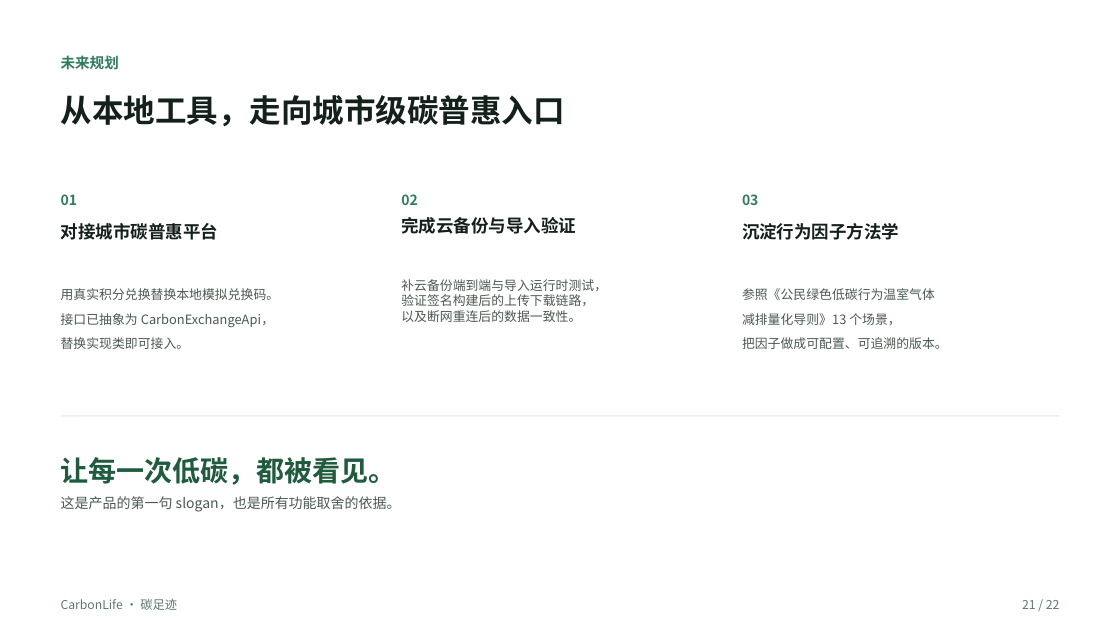
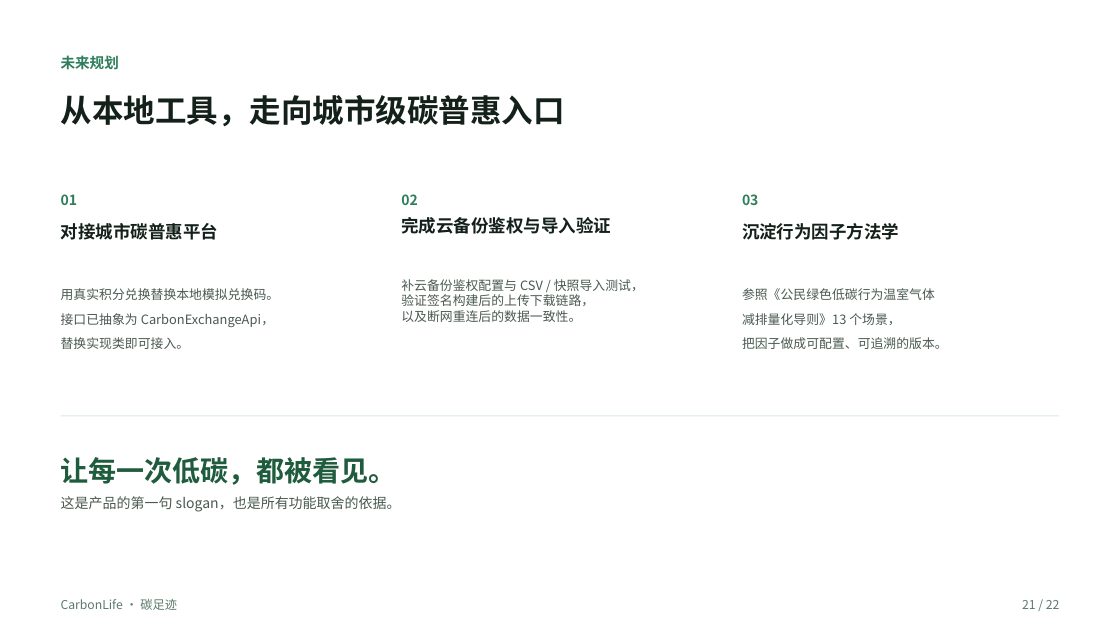
Before and after one commit to zyx-dc/CarbonLife, a slide deck: slide 21 of docs/tasks/ppt/CarbonLife-答辩PPT.pptx. Drawn at 1120x630 pixels with LibreOffice and Linux fonts; fonts in the diff are those of the drawing; background and template pictures are left out. Boxes give left, top, right and bottom in pixels: in the first picture for what was removed or moved away, otherwise in the second. Text is boxed around its words. In the diff, an @@ line names an element or a change of style, - is before the commit and + after.

```diff
--- a/docs/tasks/ppt/CarbonLife-答辩PPT.pptx
+++ b/docs/tasks/ppt/CarbonLife-答辩PPT.pptx
@@ text at (401,217,611,234): text changed @@
-完成云备份与导入验证
+完成云备份鉴权与导入验证
@@ text at (401,279,644,295): text changed @@
-补云备份端到端与导入运行时测试，
+补云备份鉴权配置与 CSV / 快照导入测试，
```
Also in this commit, not shown: 1 other slide changed, 5 other files.
